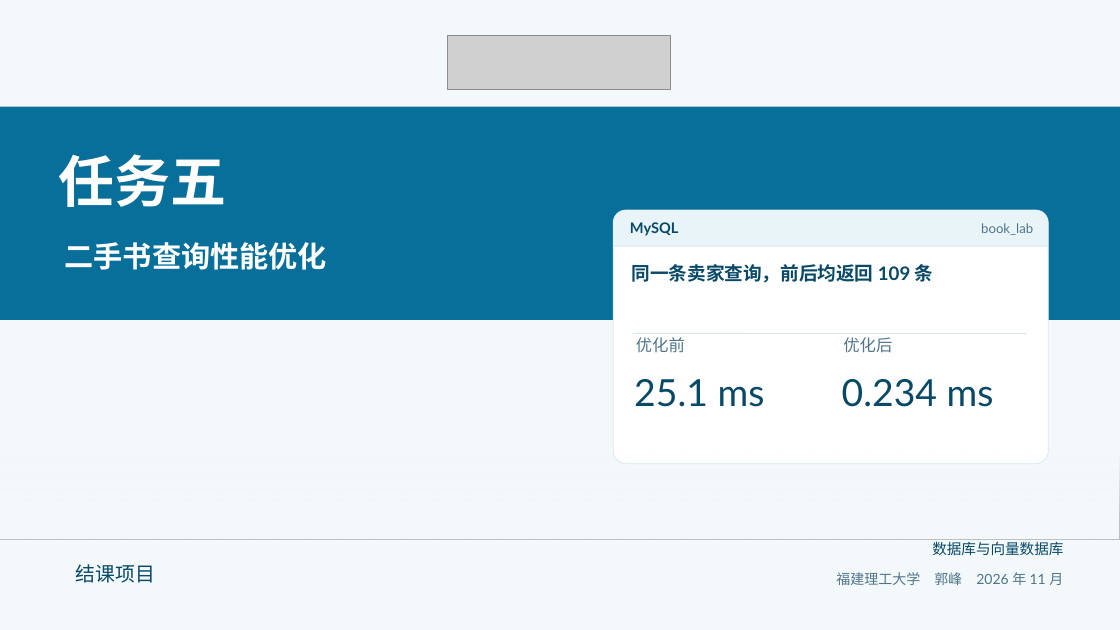
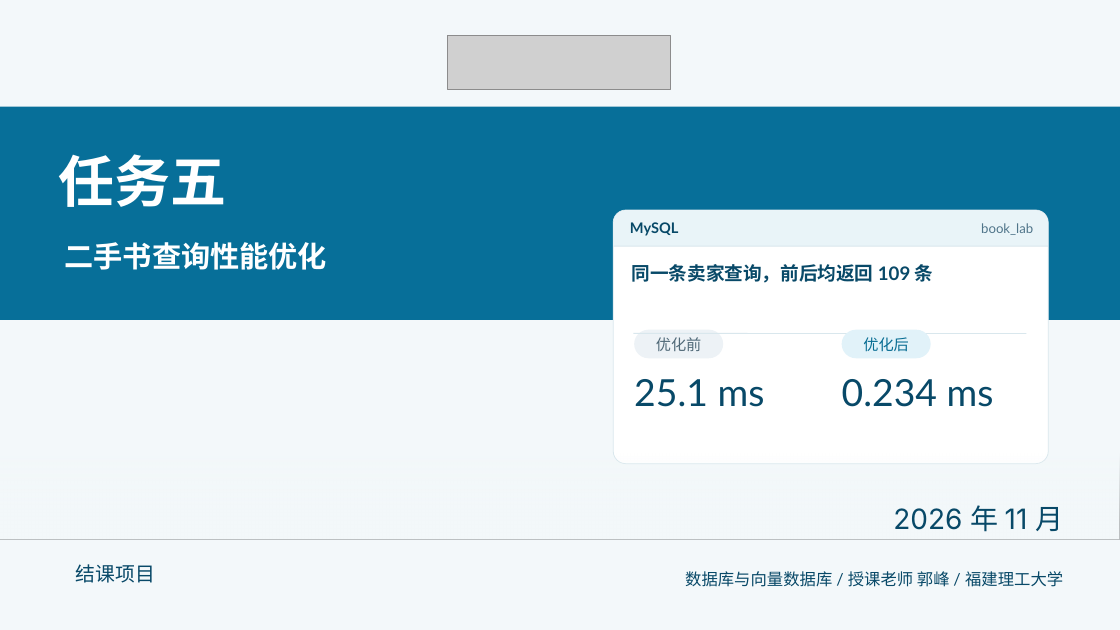
Before and after one commit to AurLemon/pageslip-demo, a slide deck: slide 1 of presentations/task-5-query-optimization.pptx. Drawn at 1120x630 pixels with LibreOffice and Linux fonts; fonts in the diff are those of the drawing; grey boxes stand for pictures. Boxes give left, top, right and bottom in pixels: in the first picture for what was removed or moved away, otherwise in the second. Text is boxed around its words. In the diff, an @@ line names an element or a change of style, - is before the commit and + after.

```diff
--- a/presentations/task-5-query-optimization.pptx
+++ b/presentations/task-5-query-optimization.pptx
@@ rounded rectangle "优化前" resized from (x1=636, y1=337, x2=685, y2=353) to (x1=634, y1=329, x2=723, y2=358) @@
@@ rounded rectangle "优化前" at (x1=634, y1=329, x2=723, y2=358): size 14 to 13 pt, font Lato to TeX Gyre Adventor, text colour #50758A to #506978; alignment left to centre; fill none to #EDF2F6 @@
@@ rounded rectangle "优化后" resized from (x1=843, y1=337, x2=892, y2=353) to (x1=842, y1=329, x2=931, y2=358) @@
@@ rounded rectangle "优化后" at (x1=842, y1=329, x2=931, y2=358): size 14 to 13 pt, font Lato to TeX Gyre Adventor, text colour #50758A to #086D93; alignment left to centre; fill none to #E1F2F9 @@
@@ text at (x1=893, y1=505, x2=1063, y2=532): text changed; size 12 to 24 pt; font Lato to Inter; text colour #50758A to #084968 @@
-福建理工大学 郭峰 2026 年 11 月
+2026 年 11 月
@@ text at (x1=685, y1=571, x2=1063, y2=587): text changed; size 12.5 to 14 pt @@
-数据库与向量数据库
+数据库与向量数据库 / 授课老师 郭峰 / 福建理工大学
```
Also in this commit, not shown: 17 other slides changed, 1 other file.
